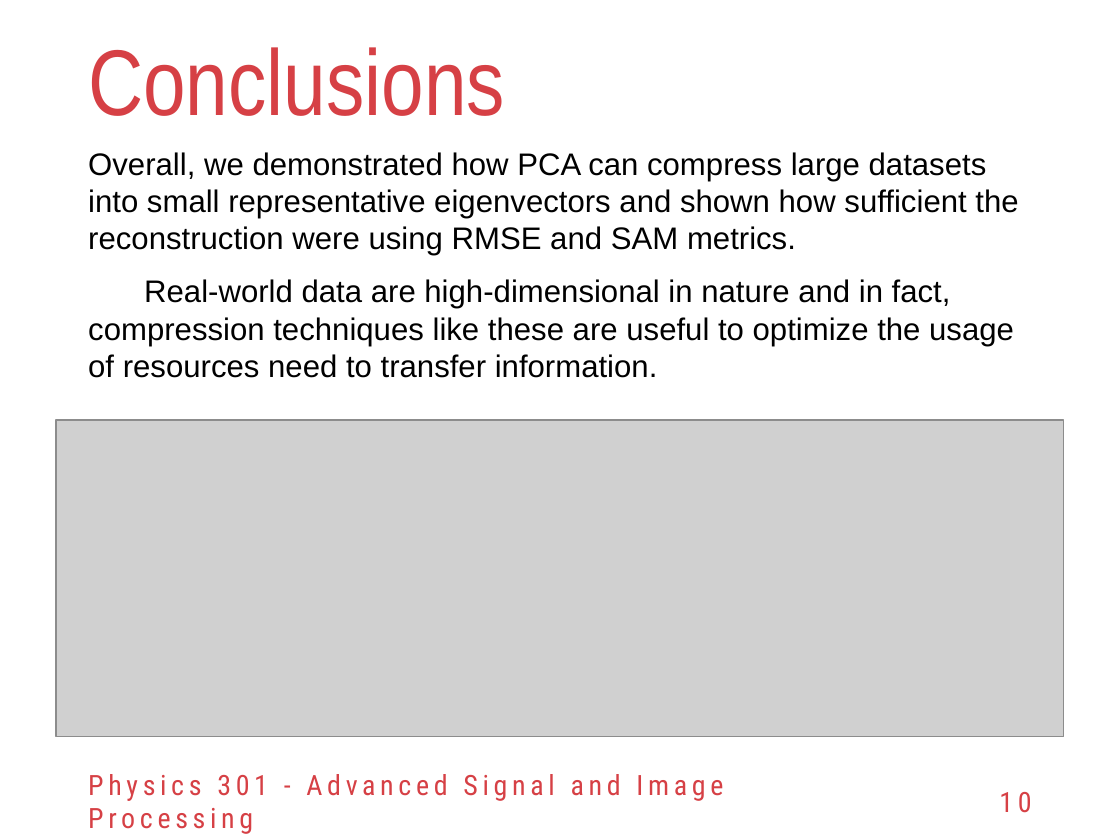
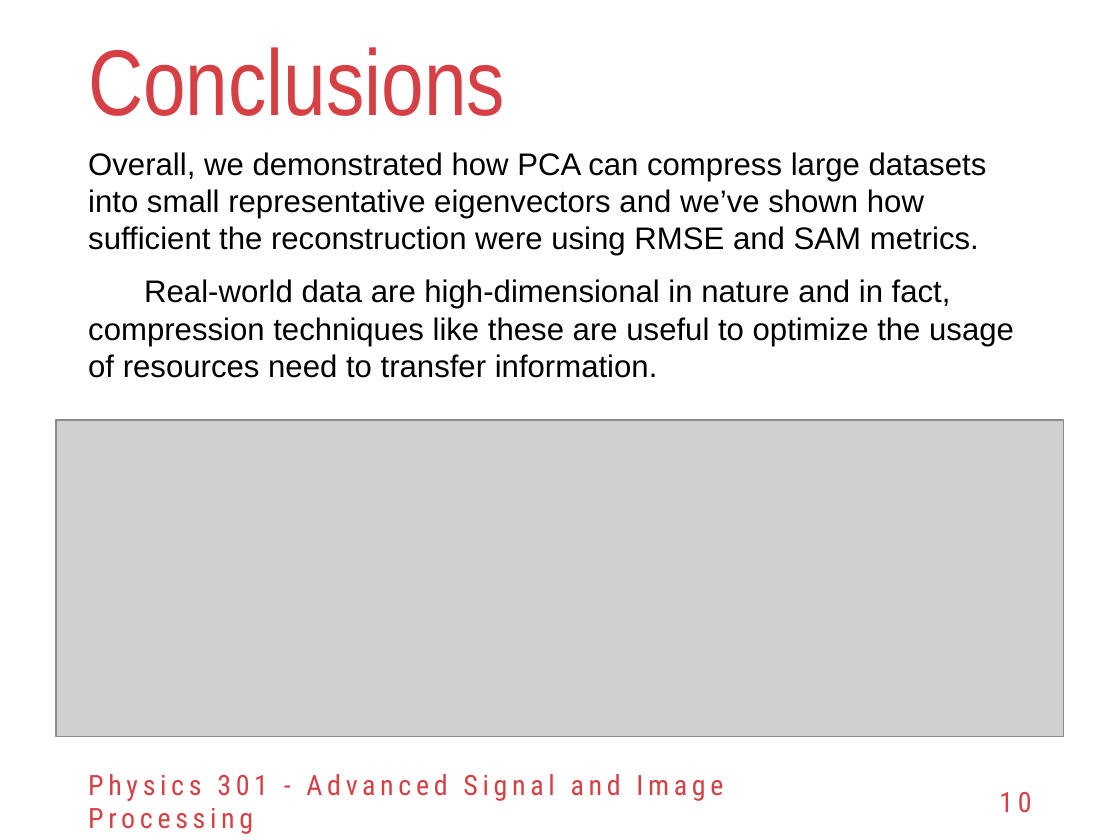
Before and after one commit to reneprincipejr/Physics-301, a slide deck: slide 10 of 03 PCA for Compression/Activity 3 - PCA for Compression.pptx. Drawn at 1120x840 pixels with LibreOffice and Linux fonts; fonts in the diff are those of the drawing; grey boxes stand for pictures; background and template pictures are left out. Boxes give left, top, right and bottom in pixels: in the first picture for what was removed or moved away, otherwise in the second. Text is boxed around its words. In the diff, an @@ line names an element or a change of style, - is before the commit and + after.

```diff
--- a/03 PCA for Compression/Activity 3 - PCA for Compression.pptx
+++ b/03 PCA for Compression/Activity 3 - PCA for Compression.pptx
@@ text at <box>88,152,987,256</box>: text changed @@
-Overall, we demonstrated how PCA can compress large datasets into small representative eigenvectors and shown how sufficient the reconstruction were using RMSE and SAM metrics.
+Overall, we demonstrated how PCA can compress large datasets into small representative eigenvectors and we’ve shown how sufficient the reconstruction were using RMSE and SAM metrics.
```
Also in this commit, not shown: 5 other slides changed, 1 slide added, 2 slides removed, 7 other files.
